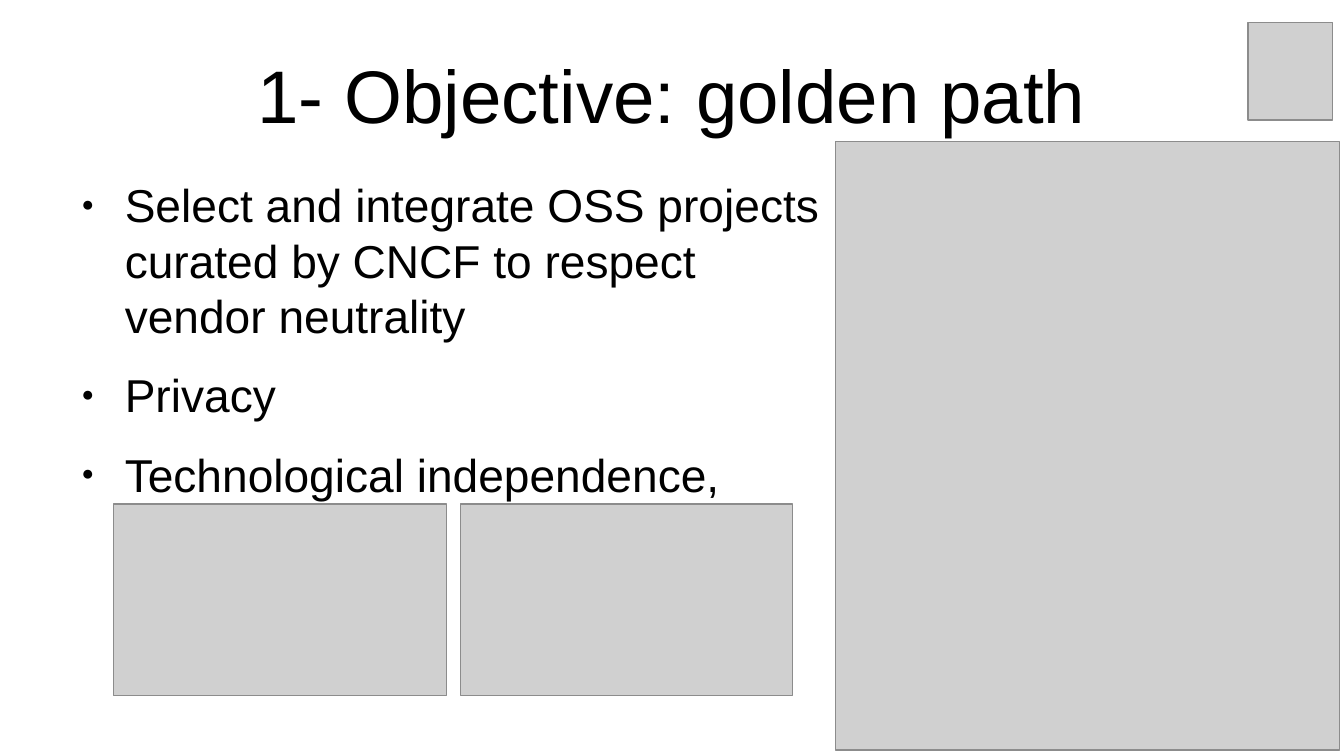
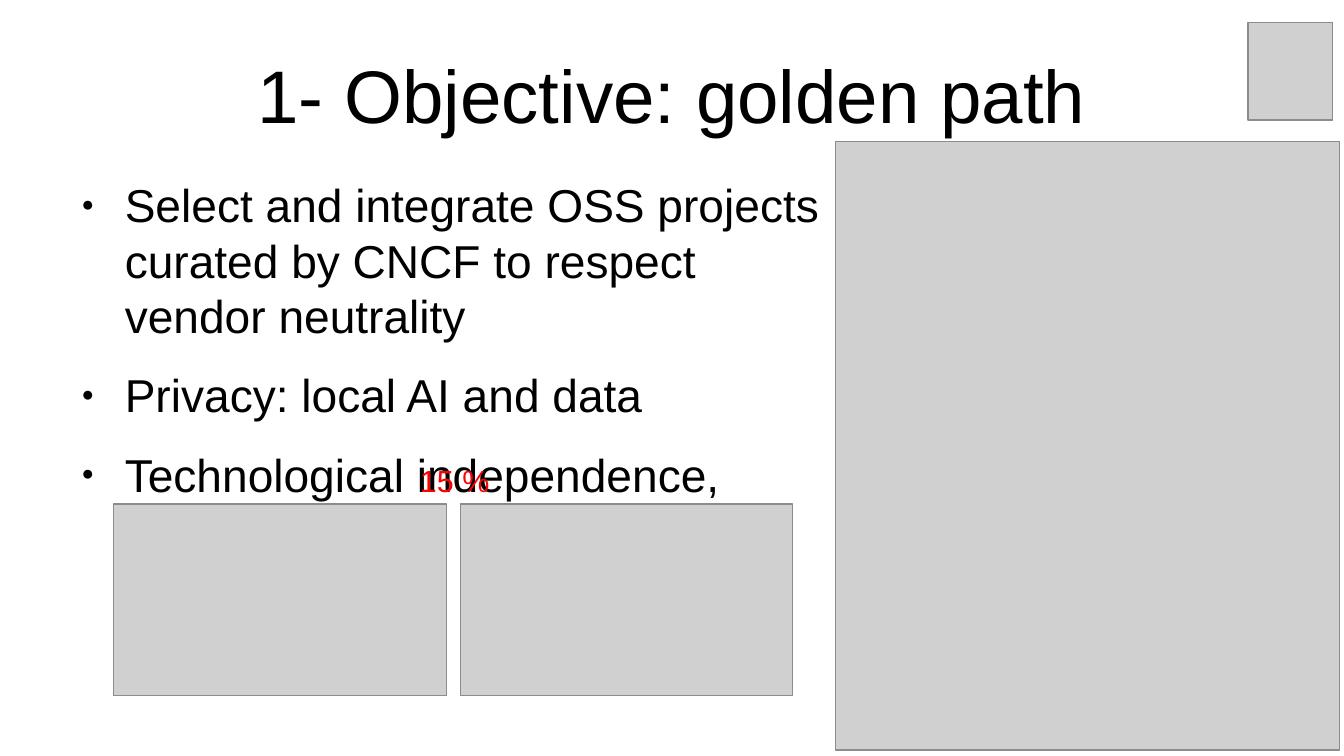
Before and after one commit to inigokintana/homelab-2-prod-ai-golden-path, a slide deck: slide 3 of docs/Presentation-homelab-2-prod-ai-golden-path.odp. Drawn at 1344x756 pixels with LibreOffice and Linux fonts; fonts in the diff are those of the drawing; grey boxes stand for pictures. Boxes give left, top, right and bottom in pixels: in the first picture for what was removed or moved away, otherwise in the second. Text is boxed around its words. In the diff, an @@ line names an element or a change of style, - is before the commit and + after.

```diff
--- a/docs/Presentation-homelab-2-prod-ai-golden-path.odp
+++ b/docs/Presentation-homelab-2-prod-ai-golden-path.odp
@@ text at (125,378,642,421): text changed @@
-● Privacy
+● Privacy: local AI and data
@@ text added at (420,468,454,498), 18 pt, text #FF0000 @@
+15 %
```
Also in this commit, not shown: 7 other slides changed, 1 slide added, 4 other files.
